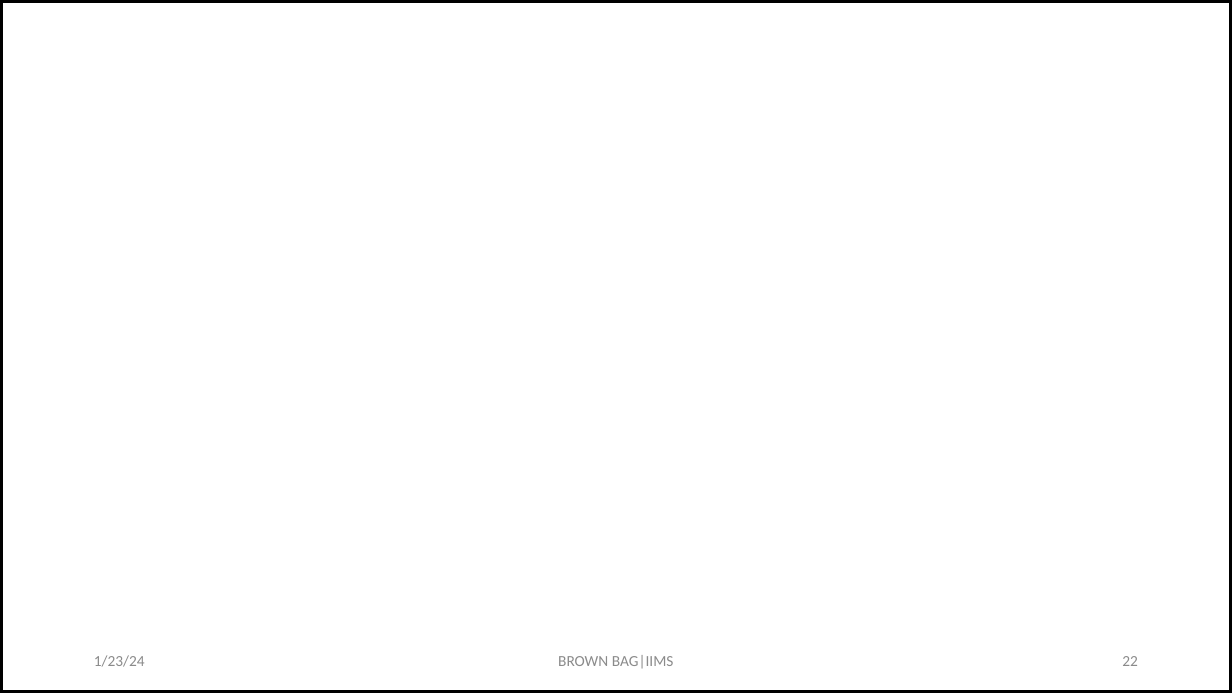
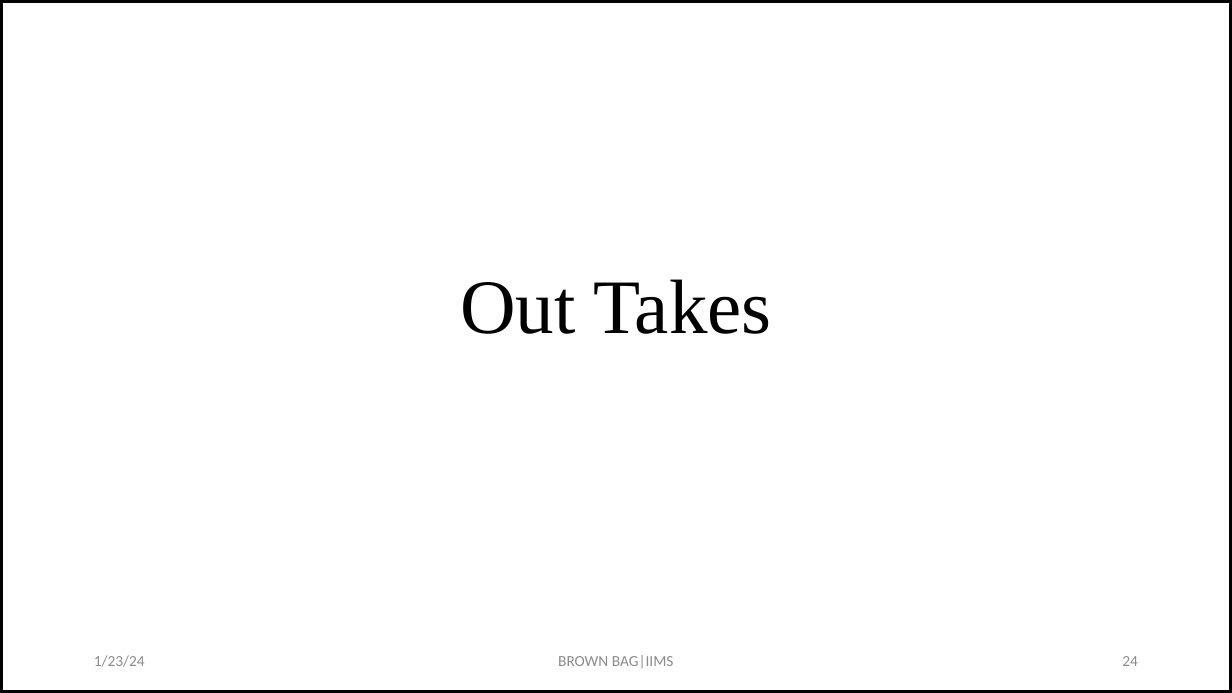
Before and after one commit to drkbhere/Retraction-Analysis, a slide deck: slide 24 of Brownbag-updated.pptx (slide 22 before the commit). Drawn at 1232x693 pixels with LibreOffice and Linux fonts; fonts in the diff are those of the drawing. Boxes give left, top, right and bottom in pixels: in the first picture for what was removed or moved away, otherwise in the second. Text is boxed around its words. In the diff, an @@ line names an element or a change of style, - is before the commit and + after.

```diff
--- a/Brownbag-updated.pptx
+++ b/Brownbag-updated.pptx
@@ title added at [460,279,771,334], 60 pt, text #000000 @@
+Out Takes
@@ page number at [1122,656,1138,666]: text changed @@
-22
+24
```
Also in this commit, not shown: 10 other slides changed, 2 slides added, 3 other files.
